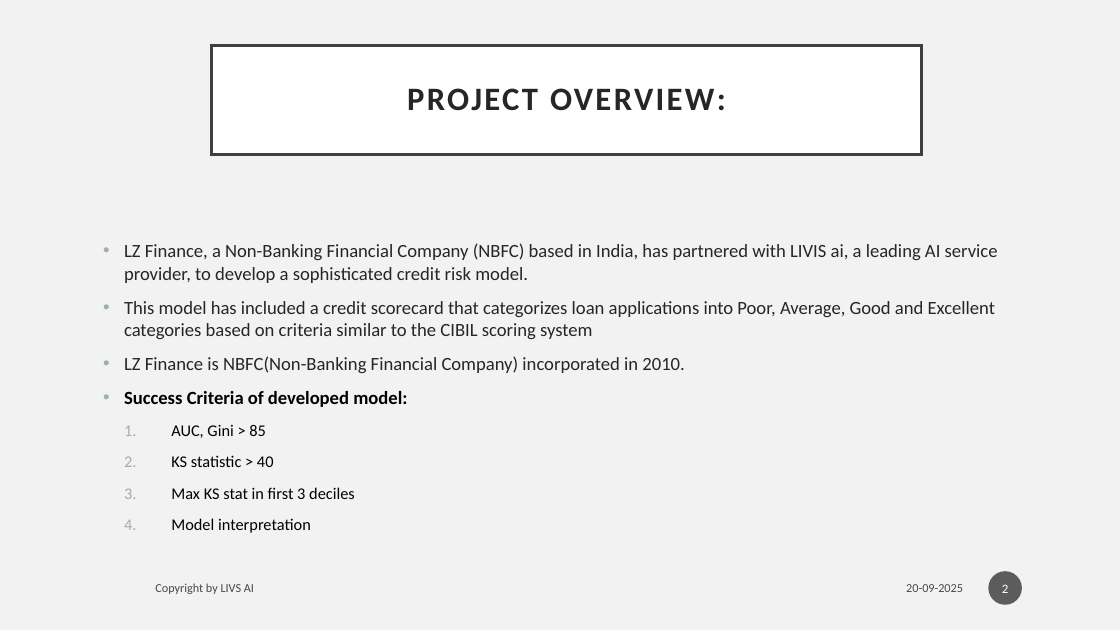
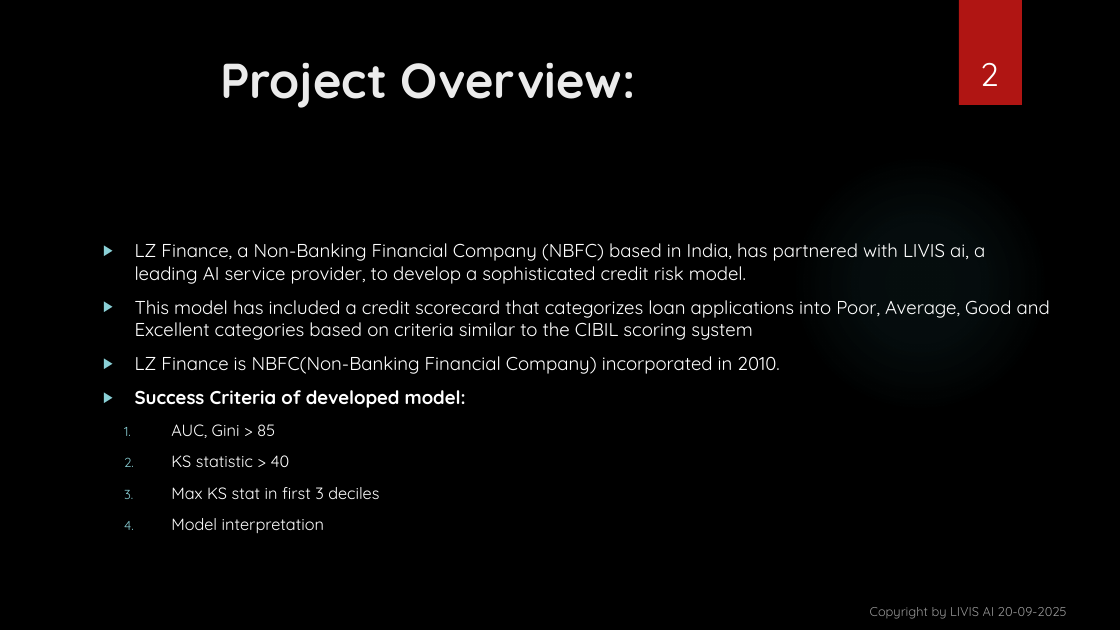
Before and after one commit to vishant1203/Development-of-Credit-Risk-Model-for-Lauki-Finance, a slide deck: slide 2 of presentation/Development of Credit Risk Model for ‘LZ.pptx. Drawn at 1120x630 pixels with LibreOffice and Linux fonts; fonts in the diff are those of the drawing; background and template pictures are left out. Boxes give left, top, right and bottom in pixels: in the first picture for what was removed or moved away, otherwise in the second. Text is boxed around its words. In the diff, an @@ line names an element or a change of style, - is before the commit and + after.

```diff
--- a/presentation/Development of Credit Risk Model for ‘LZ.pptx
+++ b/presentation/Development of Credit Risk Model for ‘LZ.pptx
@@ background #F2F2F2 to picture (left out) @@
@@ page number: place and size @@
-page number at box(989, 571, 1023, 605)
+page number at box(980, 62, 999, 86)
@@ page number at box(980, 62, 999, 86): size 11 to 28 pt, font Calibri to Quicksand; vertical alignment middle to bottom; fill #1D1D1D at 70% opacity to none @@
@@ rectangle added at box(959, 0, 1022, 105), fill #B01513 @@
@@ title "Project Overview:": place and size @@
-title "Project Overview:" at box(212, 45, 922, 155)
+title "Project Overview:" at box(220, 62, 636, 108)
@@ title "Project Overview:" at box(220, 62, 636, 108): vertical alignment middle to top; fill #FFFFFF to none; outline #404040 2.5 pt to none @@
@@ title at box(220, 62, 636, 108): text changed; size 28 to 42 pt; font Calibri to Quicksand; text colour #262626 to #EBEBEB @@
-PROJECT OVERVIEW:
+Project Overview:
@@ ellipse added at box(791, 154, 1049, 413), fill gradient #50B9C1 @@
@@ text "LZ Finance, a Non-Banking Financial ..." at box(135, 243, 1050, 533): font Calibri to Quicksand; text colour #262626 to #FFFFFF in "LZ Finance, a Non-Banking Financial Company (NBFC) ...", "This model has included a credit scorecard ...", "LZ Finance is NBFC(Non-Banking Financial Company) incorporat ..."; text colour #000000 to #FFFFFF in "Success Criteria of developed model:", "AUC, Gini > 85", "KS statistic > 40", "Max KS stat in first 3 deciles" and 1 more places; bullet • to ▶; bullet colour #9BAFB5 to #8AD0D6 @@
@@ text removed at box(155, 583, 254, 594) @@
-Copyright by LIVS AI
@@ text "Copyright by LIVIS AI 20-09-2025" at box(870, 607, 1067, 619): vertical alignment middle to bottom @@
@@ text at box(870, 607, 1067, 619): text changed; size 10.5 to 11 pt; font Calibri to Quicksand; text colour #000000 at 70% opacity to #FFFFFF at 60% opacity @@
-20-09-2025
+Copyright by LIVIS AI 20-09-2025
```
Also in this commit, not shown: 16 other slides changed.
